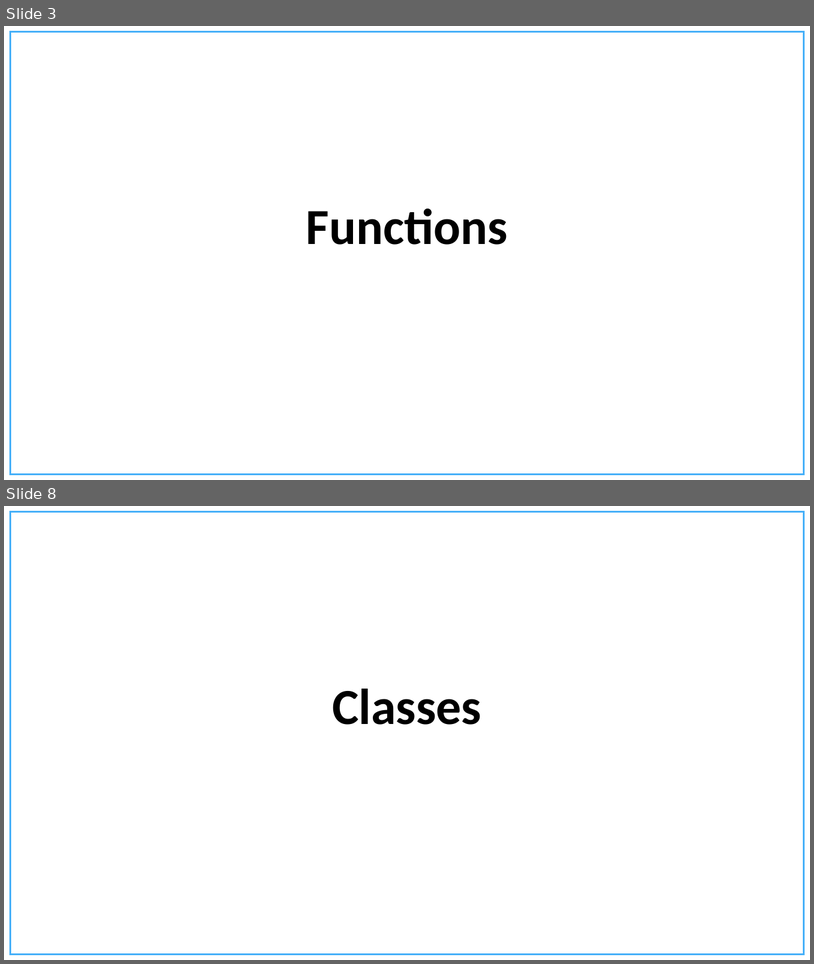
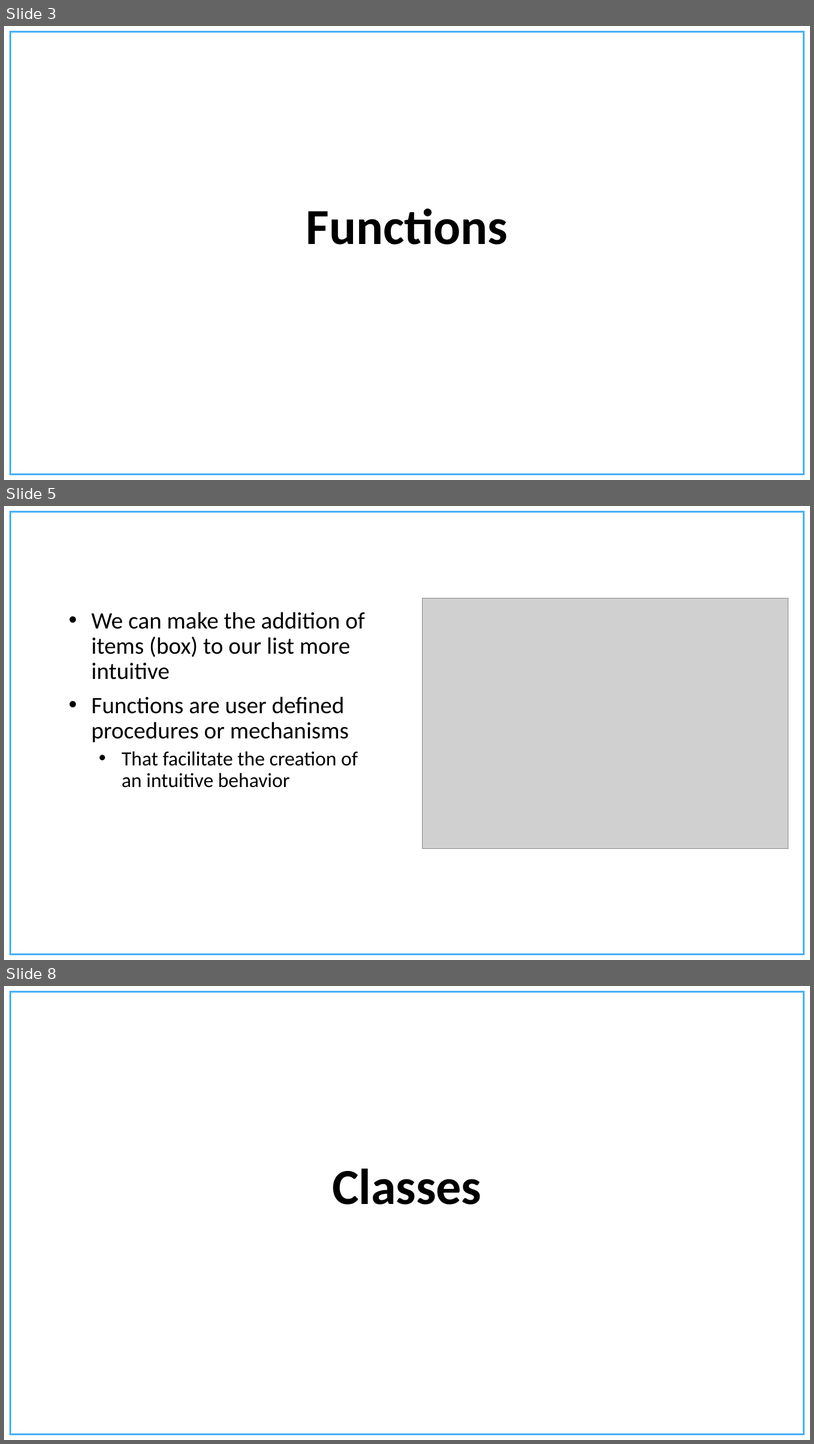
Before and after one commit to chandanNapster/PythonDevWork, a slide deck: Course Material/Presentations/Functions and Classes.pptx. Shown one above the other, each under a label of ours: slides 3 and 8 before the commit, slides 3, 5 and 8 after it; the slides between them are not shown. The pictures are 814x964 and 814x1444 pixels, drawn with LibreOffice and Linux fonts; fonts in the diff are those of the drawing; grey boxes stand for pictures; background and template pictures are left out. Boxes give left, top, right and bottom in pixels: in the first picture for what was removed or moved away, otherwise in the second. Text is boxed around its words. In the diff, an @@ line names an element or a change of style, - is before the commit and + after.

```diff
--- a/Course Material/Presentations/Functions and Classes.pptx
+++ b/Course Material/Presentations/Functions and Classes.pptx
@@ slide 5 added at bbox=[4, 506, 810, 960], background #FFFFFF; not listed: 1 template element that a slide beside it also shows @@
@@ text added at bbox=[92, 612, 365, 787], 28 pt, text #000000 @@
+• We can make the addition of items (box) to our list more intuitive
+• Functions are user defined procedures or mechanisms
+  • That facilitate the creation of an intuitive behavior
@@ picture added at bbox=[423, 598, 789, 849] @@
```
Also in this commit, not shown: 8 other slides added, 10 slides removed, 15 other files.
